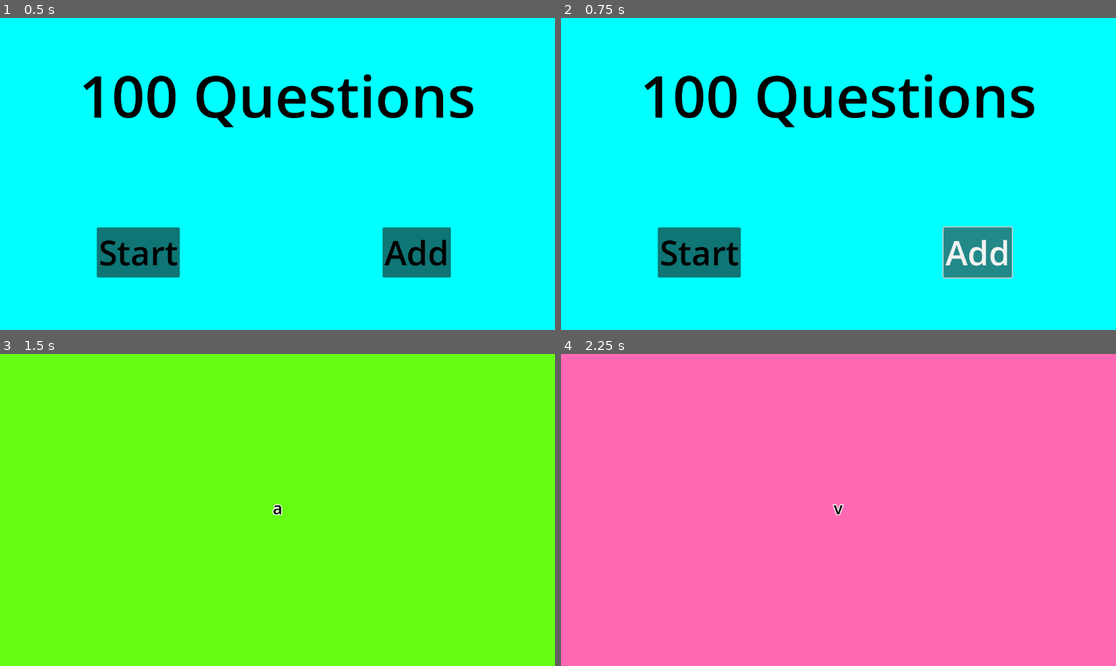
Above: before the commit, frames 1-4 (two rows, left to right).
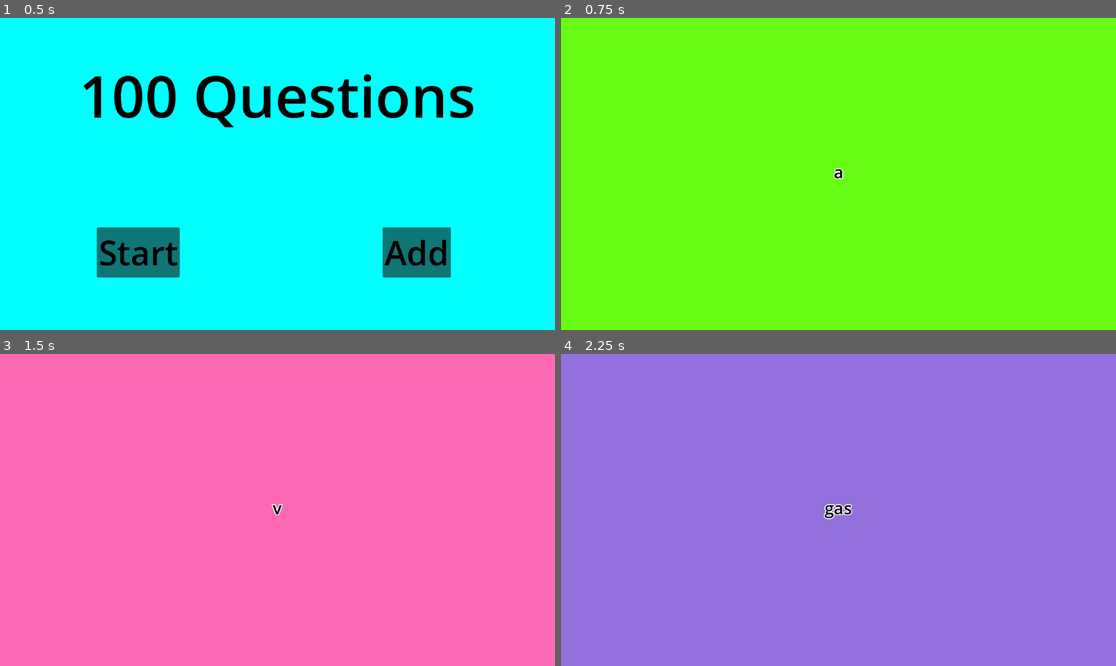
Above: after the commit, the same moments.

Repository: gringames/100-Questions
Game: Godot game, scene res://scenes/MainMenu.tscn
Two runs of this game, one before a commit and one after it. Both use one fixed random seed, a clock stepped at 60 frames per second and the inputs below. This scene is started directly instead of the project's main scene.
Inputs (mouse positions are in pixels of both pictures, inside the frame that each line leads up to):
- Up to frame 1 (0.5 s): no input
- Up to frame 2 (0.75 s): click "Add" at 0.5 s
- Up to frame 3 (1.5 s): click (138, 588) at 1.25 s, where only the run before the commit has a clickable "Start"
- Up to frame 4 (2.25 s): tap Enter at 2 s; move the mouse to (960, 494) at 2.02 s; click (960, 494) at 2.17 s

Frame 1 is identical in both runs. In frame 2, 100% of the frame differs, in the area x 0-100%, y 0-100%; in frame 3, 100%; in frame 4, 100%.

Commit message:
refactor

Diff:
--- a/scenes/MainMenu.gd
+++ b/scenes/MainMenu.gd
@@ -1,18 +1,29 @@
 extends Control
 
-const questions_scene_path: String = "res://scenes/questions.tscn"
+### SCENE PATHS
+const questions_game_scene_path: String = "res://scenes/questions.tscn"
+const add_questions_scene_path: String = "res://scenes/questions.tscn"
+
+### OTHER
 var background: ColorRect
 var scene_changer: SceneChanger
 
+
+### INIT
 func _ready():
 	background = $BackgroundColor
 	scene_changer = SceneChanger.new()
 
 
+### EVENTS
 func _on_start_button_down():
-	scene_changer.change_scene(questions_scene_path, get_tree())
+	call_change_scene(questions_game_scene_path)
 
 
 func _on_add_button_down():
-	# TODO: show question enter panel
-	pass # Replace with function body.
+	call_change_scene(add_questions_scene_path)
+
+
+### HELPERS
+func call_change_scene(path: String) -> void:
+	scene_changer.change_scene(path, get_tree())
